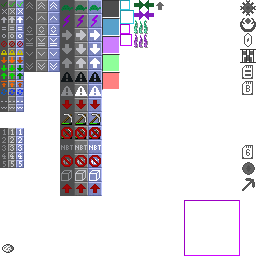
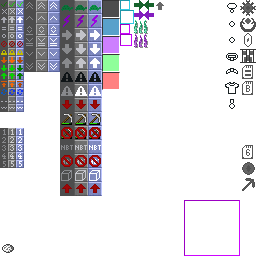
Layers edited between the first and the second 256 × 256 image:
painted on "Background" over [225, 3, 239, 109]
